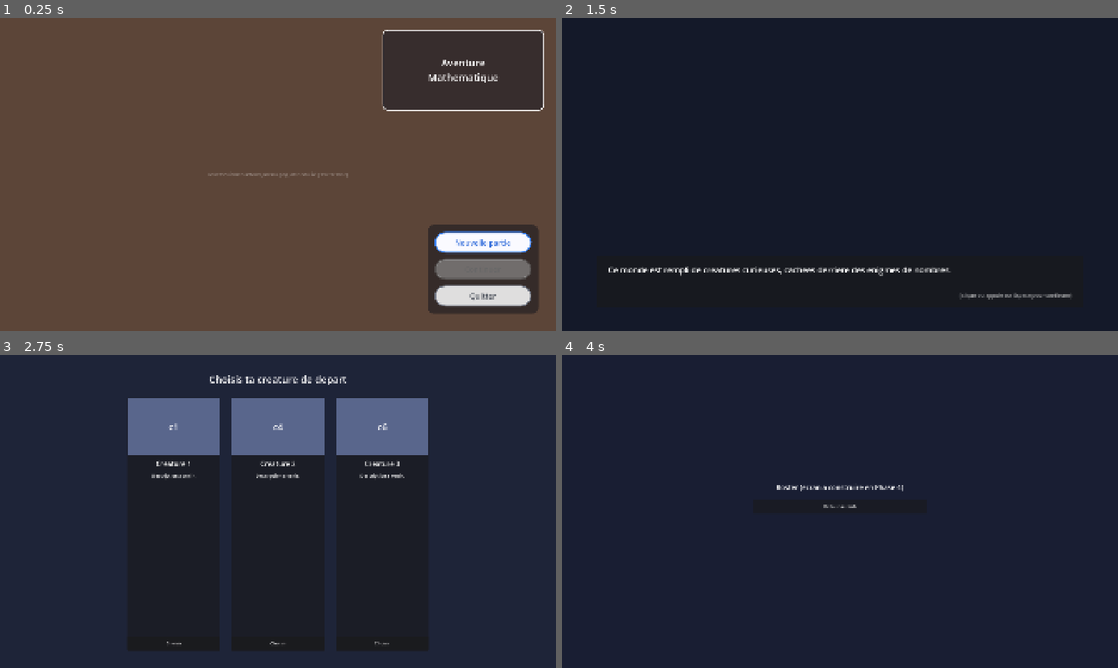
Above: before the commit, frames 1-4 (two rows, left to right).
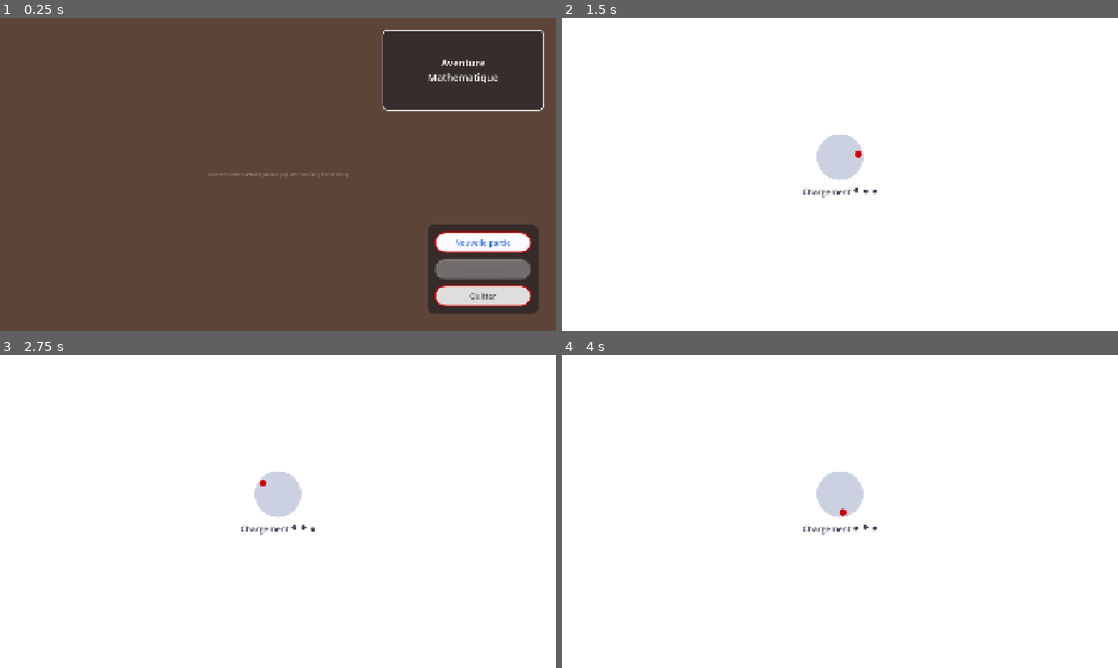
Above: after the commit, the same moments.

Repository: mikepoulin125-byte/jeu-educatif-godot
Game: Godot game, scene res://scenes/Main.tscn
Two runs of this game, one before a commit and one after it. Both use one fixed random seed, a clock stepped at 60 frames per second and the inputs below.
Inputs (mouse positions are in pixels of both pictures, inside the frame that each line leads up to):
- Up to frame 1 (0.25 s): no input
- Up to frame 2 (1.5 s): click "Nouvelle partie" at 0.5 s; tap Enter at 1.25, 1.35 s; move the mouse to (962, 158) at 1.27 s; click (962, 158) at 1.42 s
- Up to frame 3 (2.75 s): tap Space at 1.52, 2, 2.27 s; move the mouse to (166, 527) at 2.02 s; tap Enter at 2.1 s; click (166, 527) at 2.17 s
- Up to frame 4 (4 s): click (734, 642) at 2.75 s, where only the run before the commit has a clickable "Choisir"; click (1079, 367) at 3.5 s, where only the run before the commit has a clickable "Roster"

The runs differ from the first frame. In frame 1, 0.6% of the frame differs, in the area x 78-96%, y 68-93%; in frame 2, 100%; in frame 3, 100%, in the area x 0-100%, y 0-100%; in frame 4, 100%.
Error before the commit: Cannot call method 'set_input_as_handled' on a null value. (res://scripts/dialogue_intro.gd:43)

Commit message:
Raffinements de l'ecran-titre : bordure rouge, animations, son de clic, ecran de chargement
- Bordure #CC0000 exacte sur les 3 boutons du menu (tous etats).
- BoutonAnime (scripts/components/bouton_anime.gd) : agrandissement
  fluide au survol, retrecissement a l'enfoncement (tween, pas de
  changement instantane), reutilisable sur tout Button.
- AudioManager (autoload) : son de clic remplacable via
  assets/audio/ui/clic_bouton.ogg|.wav, silencieux tant qu'absent
  (pas de son placeholder genere).
- Ecran de chargement factice (EcranChargement.tscn) insere entre le
  menu et DialogueIntro/Hub : fondu au BLANC (pas noir), duree fixe de
  5s meme si le chargement reel est instantane, icone centrale
  remplacable (assets/ui/chargement/icone_chargement.png) qui tourne
  en continu (1 tour / 2s), texte "Chargement" + 3 points qui
  rebondissent en vague (decalage de 100ms entre chaque point).
  Formules d'animation extraites dans anim_math_util.gd pour etre
  testables sans scene ni rendu.

Verifie via godot --headless --import (0 erreur), boot headless reel
avec autoloads (0 erreur), un smoke test dedie pour les formules
d'animation/bordure/son/structure (SUCCES, avec sa limite documentee :
get_script() pas verifiable sous --script pour un script qui reference
un autoload), et une verification visuelle reelle complete : clic
souris simule, captures successives confirmant la rotation du
placeholder et l'arrivee sur la bonne scene apres les 5 secondes.

Co-Authored-By: Claude Sonnet 5 <noreply@anthropic.com>

Diff:
--- a/project.godot
+++ b/project.godot
@@ -16,6 +16,7 @@
 DataManager="*res://scripts/autoload/data_manager.gd"
 SaveManager="*res://scripts/autoload/save_manager.gd"
 GameState="*res://scripts/autoload/game_state.gd"
+AudioManager="*res://scripts/autoload/audio_manager.gd"
 
 [display]
 
--- /dev/null
+++ b/scenes/EcranChargement.tscn
@@ -0,0 +1,156 @@
+[gd_scene load_steps=5 format=3 uid="uid://bqf0e0000charg01"]
+
+[ext_resource type="Script" path="res://scripts/ecran_chargement.gd" id="1"]
+
+[sub_resource type="StyleBoxFlat" id="StyleBoxFlat_cercle_chargement"]
+bg_color = Color(0.8, 0.82, 0.88, 1)
+corner_radius_top_left = 80
+corner_radius_top_right = 80
+corner_radius_bottom_right = 80
+corner_radius_bottom_left = 80
+
+[sub_resource type="StyleBoxFlat" id="StyleBoxFlat_marqueur_chargement"]
+bg_color = Color(0.8, 0, 0, 1)
+corner_radius_top_left = 12
+corner_radius_top_right = 12
+corner_radius_bottom_right = 12
+corner_radius_bottom_left = 12
+
+[sub_resource type="StyleBoxFlat" id="StyleBoxFlat_point_chargement"]
+bg_color = Color(0.25, 0.27, 0.33, 1)
+corner_radius_top_left = 8
+corner_radius_top_right = 8
+corner_radius_bottom_right = 8
+corner_radius_bottom_left = 8
+
+[node name="EcranChargement" type="Control"]
+layout_mode = 3
+anchors_preset = 15
+anchor_right = 1.0
+anchor_bottom = 1.0
+grow_horizontal = 2
+grow_vertical = 2
+script = ExtResource("1")
+
+[node name="Fond" type="ColorRect" parent="."]
+layout_mode = 1
+anchors_preset = 15
+anchor_right = 1.0
+anchor_bottom = 1.0
+grow_horizontal = 2
+grow_vertical = 2
+color = Color(1, 1, 1, 1)
+
+[node name="ZoneRotation" type="Control" parent="."]
+unique_name_in_owner = true
+layout_mode = 1
+anchors_preset = 8
+anchor_left = 0.5
+anchor_top = 0.5
+anchor_right = 0.5
+anchor_bottom = 0.5
+offset_left = -80.0
+offset_top = -140.0
+offset_right = 80.0
+offset_bottom = 20.0
+grow_horizontal = 2
+grow_vertical = 2
+
+[node name="TextureIcone" type="TextureRect" parent="ZoneRotation"]
+unique_name_in_owner = true
+visible = false
+layout_mode = 1
+anchors_preset = 15
+anchor_right = 1.0
+anchor_bottom = 1.0
+grow_horizontal = 2
+grow_vertical = 2
+expand_mode = 5
+stretch_mode = 5
+
+[node name="PlaceholderIcone" type="Control" parent="ZoneRotation"]
+unique_name_in_owner = true
+layout_mode = 1
+anchors_preset = 15
+anchor_right = 1.0
+anchor_bottom = 1.0
+grow_horizontal = 2
+grow_vertical = 2
+
+[node name="CercleFond" type="Panel" parent="ZoneRotation/PlaceholderIcone"]
+layout_mode = 1
+anchors_preset = 15
+anchor_right = 1.0
+anchor_bottom = 1.0
+grow_horizontal = 2
+grow_vertical = 2
+theme_override_styles/panel = SubResource("StyleBoxFlat_cercle_chargement")
+
+[node name="Marqueur" type="Panel" parent="ZoneRotation/PlaceholderIcone"]
+layout_mode = 0
+offset_left = 68.0
+offset_top = 4.0
+offset_right = 92.0
+offset_bottom = 28.0
+theme_override_styles/panel = SubResource("StyleBoxFlat_marqueur_chargement")
+
+[node name="ZoneTexte" type="VBoxContainer" parent="."]
+layout_mode = 1
+anchors_preset = 8
+anchor_left = 0.5
+anchor_top = 0.5
+anchor_right = 0.5
+anchor_bottom = 0.5
+offset_left = -200.0
+offset_top = 40.0
+offset_right = 200.0
+offset_bottom = 100.0
+grow_horizontal = 2
+grow_vertical = 2
+
+[node name="LigneChargement" type="HBoxContainer" parent="ZoneTexte"]
+layout_mode = 2
+alignment = 1
+theme_override_constants/separation = 10
+
+[node name="LabelChargement" type="Label" parent="ZoneTexte/LigneChargement"]
+layout_mode = 2
+theme_override_colors/font_color = Color(0.25, 0.27, 0.33, 1)
+theme_override_font_sizes/font_size = 28
+text = "Chargement"
+
+[node name="ZonePoints" type="Control" parent="ZoneTexte/LigneChargement"]
+custom_minimum_size = Vector2(80, 30)
+layout_mode = 2
+size_flags_vertical = 4
+
+[node name="Point0" type="Panel" parent="ZoneTexte/LigneChargement/ZonePoints"]
+unique_name_in_owner = true
+layout_mode = 0
+offset_left = 0.0
+offset_top = 10.0
+offset_right = 16.0
+offset_bottom = 26.0
+theme_override_styles/panel = SubResource("StyleBoxFlat_point_chargement")
+
+[node name="Point1" type="Panel" parent="ZoneTexte/LigneChargement/ZonePoints"]
+unique_name_in_owner = true
+layout_mode = 0
+offset_left = 32.0
+offset_top = 10.0
+offset_right = 48.0
+offset_bottom = 26.0
+theme_override_styles/panel = SubResource("StyleBoxFlat_point_chargement")
+
+[node name="Point2" type="Panel" parent="ZoneTexte/LigneChargement/ZonePoints"]
+unique_name_in_owner = true
+layout_mode = 0
+offset_left = 64.0
+offset_top = 10.0
+offset_right = 80.0
+offset_bottom = 26.0
+theme_override_styles/panel = SubResource("StyleBoxFlat_point_chargement")
+
+[node name="Timer" type="Timer" parent="."]
+unique_name_in_owner = true
+one_shot = true
--- a/scenes/MenuPrincipal.tscn
+++ b/scenes/MenuPrincipal.tscn
@@ -1,6 +1,7 @@
-[gd_scene load_steps=11 format=3 uid="uid://bqf0e0000menu01"]
+[gd_scene load_steps=12 format=3 uid="uid://bqf0e0000menu01"]
 
 [ext_resource type="Script" path="res://scripts/menu_principal.gd" id="1"]
+[ext_resource type="Script" path="res://scripts/components/bouton_anime.gd" id="2"]
 
 [sub_resource type="StyleBoxFlat" id="StyleBoxFlat_cadre_logo"]
 bg_color = Color(0.1, 0.1, 0.14, 0.55)
@@ -27,7 +28,7 @@
 border_width_top = 5
 border_width_right = 5
 border_width_bottom = 5
-border_color = Color(0.23, 0.51, 0.96, 1)
+border_color = Color(0.8, 0, 0, 1)
 corner_radius_top_left = 37
 corner_radius_top_right = 37
 corner_radius_bottom_right = 37
@@ -39,7 +40,7 @@
 border_width_top = 5
 border_width_right = 5
 border_width_bottom = 5
-border_color = Color(0.23, 0.51, 0.96, 1)
+border_color = Color(0.8, 0, 0, 1)
 corner_radius_top_left = 37
 corner_radius_top_right = 37
 corner_radius_bottom_right = 37
@@ -51,7 +52,7 @@
 border_width_top = 5
 border_width_right = 5
 border_width_bottom = 5
-border_color = Color(0.16, 0.4, 0.85, 1)
+border_color = Color(0.8, 0, 0, 1)
 corner_radius_top_left = 37
 corner_radius_top_right = 37
 corner_radius_bottom_right = 37
@@ -63,7 +64,7 @@
 border_width_top = 5
 border_width_right = 5
 border_width_bottom = 5
-border_color = Color(0.45, 0.47, 0.52, 1)
+border_color = Color(0.8, 0, 0, 1)
 corner_radius_top_left = 37
 corner_radius_top_right = 37
 corner_radius_bottom_right = 37
@@ -75,7 +76,7 @@
 border_width_top = 5
 border_width_right = 5
 border_width_bottom = 5
-border_color = Color(0.45, 0.47, 0.52, 1)
+border_color = Color(0.8, 0, 0, 1)
 corner_radius_top_left = 37
 corner_radius_top_right = 37
 corner_radius_bottom_right = 37
@@ -87,7 +88,7 @@
 border_width_top = 5
 border_width_right = 5
 border_width_bottom = 5
-border_color = Color(0.3, 0.32, 0.36, 1)
+border_color = Color(0.8, 0, 0, 1)
 corner_radius_top_left = 37
 corner_radius_top_right = 37
 corner_radius_bottom_right = 37
@@ -234,6 +235,7 @@
 theme_override_styles/focus = SubResource("StyleBoxFlat_primaire_normal")
 theme_override_styles/disabled = SubResource("StyleBoxFlat_disabled")
 text = "Nouvelle partie"
+script = ExtResource("2")
 
 [node name="BoutonContinuer" type="Button" parent="ZoneBoutons/MargeBoutons/VBoxBoutons"]
 unique_name_in_owner = true
@@ -249,6 +251,7 @@
 theme_override_styles/focus = SubResource("StyleBoxFlat_primaire_normal")
 theme_override_styles/disabled = SubResource("StyleBoxFlat_disabled")
 text = "Continuer"
+script = ExtResource("2")
 
 [node name="BoutonQuitter" type="Button" parent="ZoneBoutons/MargeBoutons/VBoxBoutons"]
 unique_name_in_owner = true
@@ -262,3 +265,15 @@
 theme_override_styles/pressed = SubResource("StyleBoxFlat_secondaire_pressed")
 theme_override_styles/focus = SubResource("StyleBoxFlat_secondaire_normal")
 text = "Quitter"
+script = ExtResource("2")
+
+[node name="FadeBlanc" type="ColorRect" parent="."]
+unique_name_in_owner = true
+layout_mode = 1
+anchors_preset = 15
+anchor_right = 1.0
+anchor_bottom = 1.0
+grow_horizontal = 2
+grow_vertical = 2
+mouse_filter = 2
+color = Color(1, 1, 1, 0)
--- /dev/null
+++ b/scripts/autoload/audio_manager.gd
@@ -0,0 +1,30 @@
+extends Node
+## Gere les sons d'interface (clic de bouton, etc.). Silencieux tant
+## qu'aucun fichier n'est depose (voir assets/audio/ui/LISEZ-MOI.txt) —
+## pas de son placeholder genere, pour eviter un bruit agacant en
+## attendant le vrai son.
+
+const CHEMINS_CLIC := [
+	"res://assets/audio/ui/clic_bouton.ogg",
+	"res://assets/audio/ui/clic_bouton.wav",
+]
+
+var _lecteur: AudioStreamPlayer
+var _son_clic: AudioStream
+
+func _ready() -> void:
+	_lecteur = AudioStreamPlayer.new()
+	add_child(_lecteur)
+	_son_clic = _charger_premier_existant(CHEMINS_CLIC)
+
+func jouer_clic() -> void:
+	if _son_clic == null:
+		return
+	_lecteur.stream = _son_clic
+	_lecteur.play()
+
+func _charger_premier_existant(chemins: Array) -> AudioStream:
+	for chemin in chemins:
+		if FileAccess.file_exists(chemin):
+			return load(chemin) as AudioStream
+	return null
--- a/scripts/autoload/game_state.gd
+++ b/scripts/autoload/game_state.gd
@@ -4,3 +4,7 @@
 
 var matiere_courante_id: String = ""
 var niveau_courant_id: String = ""
+
+## Scene a charger apres l'ecran de chargement (EcranChargement.tscn),
+## fixee juste avant d'y entrer (voir menu_principal.gd).
+var scene_suivante: String = ""
--- /dev/null
+++ b/scripts/components/bouton_anime.gd
@@ -0,0 +1,48 @@
+class_name BoutonAnime
+extends Button
+## Bouton avec transition fluide au survol (leger agrandissement) et a
+## l'enfoncement (retrecissement), plus un son de clic (AudioManager,
+## silencieux tant qu'aucun son n'est depose). Reutilisable sur n'importe
+## quel Button en lui assignant simplement ce script.
+
+const ECHELLE_SURVOL := Vector2(1.05, 1.05)
+const ECHELLE_ENFONCE := Vector2(0.94, 0.94)
+const ECHELLE_NORMALE := Vector2(1.0, 1.0)
+const DUREE_SURVOL := 0.12
+const DUREE_ENFONCE := 0.08
+
+var _survole: bool = false
+var _tween: Tween
+
+func _ready() -> void:
+	pivot_offset = size / 2.0
+	resized.connect(func(): pivot_offset = size / 2.0)
+	mouse_entered.connect(_on_survol_entre)
+	mouse_exited.connect(_on_survol_sort)
+	button_down.connect(_on_enfonce)
+	button_up.connect(_on_relache)
+	pressed.connect(_on_presse)
+
+func _on_survol_entre() -> void:
+	_survole = true
+	_animer_vers(ECHELLE_SURVOL, DUREE_SURVOL)
+
+func _on_survol_sort() -> void:
+	_survole = false
+	_animer_vers(ECHELLE_NORMALE, DUREE_SURVOL)
+
+func _on_enfonce() -> void:
+	_animer_vers(ECHELLE_ENFONCE, DUREE_ENFONCE)
+
+func _on_relache() -> void:
+	_animer_vers(ECHELLE_SURVOL if _survole else ECHELLE_NORMALE, DUREE_ENFONCE)
+
+func _on_presse() -> void:
+	AudioManager.jouer_clic()
+
+func _animer_vers(echelle_cible: Vector2, duree: float) -> void:
+	if _tween != null and _tween.is_valid():
+		_tween.kill()
+	_tween = create_tween()
+	_tween.set_trans(Tween.TRANS_SINE).set_ease(Tween.EASE_OUT)
+	_tween.tween_property(self, "scale", echelle_cible, duree)
--- /dev/null
+++ b/scripts/ecran_chargement.gd
@@ -0,0 +1,56 @@
+extends Control
+## Ecran de chargement factice (5 secondes fixes, meme si le vrai
+## chargement est instantane) entre le menu et l'arrivee dans le jeu.
+## Icone remplacable par Mike (assets/ui/chargement/, voir
+## ChargementAssetUtil) tournant en continu (1 tour / 2s), et 3 points
+## qui rebondissent en vague (voir AnimMathUtil pour le detail des
+## formules, testees separement sans avoir besoin de faire tourner cette
+## scene).
+
+const DUREE_CHARGEMENT := 5.0
+const SCENE_PAR_DEFAUT := "res://scenes/Hub.tscn"
+
+@onready var zone_rotation: Control = %ZoneRotation
+@onready var texture_icone: TextureRect = %TextureIcone
+@onready var placeholder_icone: Control = %PlaceholderIcone
+@onready var point0: Control = %Point0
+@onready var point1: Control = %Point1
+@onready var point2: Control = %Point2
+@onready var timer: Timer = %Timer
+
+var _temps: float = 0.0
+var _y_base_points: float = 0.0
+
+func _ready() -> void:
+	_charger_icone()
+
+	zone_rotation.pivot_offset = zone_rotation.size / 2.0
+	_y_base_points = point0.position.y
+
+	timer.wait_time = DUREE_CHARGEMENT
+	timer.one_shot = true
+	timer.timeout.connect(_terminer)
+	timer.start()
+
+func _process(delta: float) -> void:
+	_temps += delta
+	zone_rotation.rotation = AnimMathUtil.rotation_apres(_temps)
+	point0.position.y = _y_base_points + AnimMathUtil.decalage_point_chargement(_temps, 0)
+	point1.position.y = _y_base_points + AnimMathUtil.decalage_point_chargement(_temps, 1)
+	point2.position.y = _y_base_points + AnimMathUtil.decalage_point_chargement(_temps, 2)
+
+func _charger_icone() -> void:
+	var texture := ChargementAssetUtil.charger_icone()
+	if texture != null:
+		texture_icone.texture = texture
+		texture_icone.visible = true
+		placeholder_icone.visible = false
+	else:
+		texture_icone.visible = false
+		placeholder_icone.visible = true
+
+func _terminer() -> void:
+	var cible := GameState.scene_suivante
+	if cible.is_empty():
+		cible = SCENE_PAR_DEFAUT
+	get_tree().change_scene_to_file(cible)
--- a/scripts/menu_principal.gd
+++ b/scripts/menu_principal.gd
@@ -12,6 +12,9 @@
 @onready var bouton_nouvelle_partie: Button = %BoutonNouvellePartie
 @onready var bouton_continuer: Button = %BoutonContinuer
 @onready var bouton_quitter: Button = %BoutonQuitter
+@onready var fade_blanc: ColorRect = %FadeBlanc
+
+const DUREE_FADE_BLANC := 0.45
 
 func _ready() -> void:
 	_charger_fond()
@@ -43,11 +46,27 @@
 		placeholder_logo.visible = true
 
 func _on_nouvelle_partie() -> void:
-	get_tree().change_scene_to_file("res://scenes/DialogueIntro.tscn")
+	_lancer_avec_ecran_de_chargement("res://scenes/DialogueIntro.tscn")
 
 func _on_continuer() -> void:
 	SaveManager.load_game()
-	get_tree().change_scene_to_file("res://scenes/Hub.tscn")
+	_lancer_avec_ecran_de_chargement("res://scenes/Hub.tscn")
 
 func _on_quitter() -> void:
 	get_tree().quit()
+
+## Fondu au blanc puis passage par EcranChargement.tscn (faux temps de
+## chargement de 5s, voir section 4 de la demande de Mike) avant
+## d'arriver sur scene_cible.
+func _lancer_avec_ecran_de_chargement(scene_cible: String) -> void:
+	bouton_nouvelle_partie.disabled = true
+	bouton_continuer.disabled = true
+	bouton_quitter.disabled = true
+
+	GameState.scene_suivante = scene_cible
+
+	var tween := create_tween()
+	tween.tween_property(fade_blanc, "color:a", 1.0, DUREE_FADE_BLANC)
+	tween.finished.connect(func():
+		get_tree().change_scene_to_file("res://scenes/EcranChargement.tscn")
+	)
--- /dev/null
+++ b/scripts/tests/smoke_test_raffinements_menu.gd
@@ -0,0 +1,106 @@
+extends SceneTree
+## Test de fumee headless pour les raffinements du menu principal :
+## bordure rouge des boutons, script d'animation, son de clic silencieux
+## par defaut, et les formules pures de l'ecran de chargement (rotation
+## + rebond des points). Pas execute en jeu normal.
+## Lance avec : godot --headless --script res://scripts/tests/smoke_test_raffinements_menu.gd
+##
+## N'utilise jamais assert() (bloque indefiniment sans debugger attache).
+
+const TOLERANCE := 0.0001
+
+func _verifier(condition: bool, message: String) -> bool:
+	if not condition:
+		print("ECHEC: " + message)
+		quit(1)
+	return condition
+
+func _proche(a: float, b: float, tolerance: float = TOLERANCE) -> bool:
+	return abs(a - b) < tolerance
+
+## Distance angulaire la plus courte entre deux angles (gere le
+## rebouclage a TAU), pour comparer des rotations sans faux echec du a
+## l'imprecision flottante pile a la frontiere 0/TAU.
+func _distance_angulaire(a: float, b: float) -> float:
+	var diff := fmod(abs(a - b), TAU)
+	return min(diff, TAU - diff)
+
+func _initialize() -> void:
+	print("=== Smoke test raffinements menu (bordure/anim/son/chargement) ===")
+
+	# 1. AnimMathUtil : rotation (2s = 1 tour complet).
+	if not _verifier(_distance_angulaire(AnimMathUtil.rotation_apres(0.0), 0.0) < TOLERANCE, "rotation_apres(0.0) devrait etre 0"):
+		return
+	if not _verifier(_distance_angulaire(AnimMathUtil.rotation_apres(1.0), PI) < TOLERANCE, "rotation_apres(1.0) devrait etre PI (demi-tour)"):
+		return
+	if not _verifier(_distance_angulaire(AnimMathUtil.rotation_apres(2.0), 0.0) < TOLERANCE, "rotation_apres(2.0) devrait boucler a 0 (1 tour complet en 2s)"):
+		return
+	print("OK: AnimMathUtil.rotation_apres() - 1 tour toutes les 2s")
+
+	# 2. AnimMathUtil : rebond des points, avec decalage de phase de 100ms.
+	if not _verifier(_proche(AnimMathUtil.decalage_point_chargement(0.0, 0), 0.0), "decalage_point_chargement(0.0, 0) devrait etre 0"):
+		return
+	if not _verifier(_proche(AnimMathUtil.decalage_point_chargement(0.15, 0), -8.0), "point 0 devrait etre au sommet du rebond a t=0.15s"):
+		return
+	if not _verifier(_proche(AnimMathUtil.decalage_point_chargement(0.1, 1), 0.0), "point 1 (decale de 100ms) devrait etre a son point de depart a t=0.1s (phase=0 pour lui, comme le point 0 a t=0.0s)"):
+		return
+	if not _verifier(_proche(AnimMathUtil.decalage_point_chargement(0.25, 1), -8.0), "point 1 devrait etre au sommet du rebond a t=0.25s (0.15s apres son decalage de 100ms)"):
+		return
+	print("OK: AnimMathUtil.decalage_point_chargement() - effet de vague entre les 3 points")
+
+	# 3. AudioManager : silencieux tant qu'aucun son n'est depose (pas de crash).
+	var AudioManagerScript := preload("res://scripts/autoload/audio_manager.gd")
+	var audio_manager = AudioManagerScript.new()
+	audio_manager._ready()
+	if not _verifier(audio_manager._son_clic == null, "aucun son de clic ne devrait etre charge (assets/audio/ui/clic_bouton.* absent)"):
+		return
+	audio_manager.jouer_clic()  # ne doit pas planter
+	audio_manager.free()
+	print("OK: AudioManager silencieux et sans erreur en l'absence de clic_bouton.*")
+
+	# 4. MenuPrincipal.tscn : bordure rouge #CC0000 sur les 3 boutons.
+	# Note : on ne peut PAS verifier ici que le script BoutonAnime est
+	# attache (bouton.get_script()) : ce script reference l'autoload
+	# AudioManager, qui ne compile pas sous --script (meme piege que
+	# SaveManager/DataManager/GameState documente en Phase 2/3 et pour
+	# menu_principal.gd/ecran_chargement.gd ci-dessus) — quand un script
+	# ne compile pas, Godot n'attache tout simplement pas de script au
+	# noeud instancie (get_script() renvoie null), donc l'egalite de
+	# resource echouerait ici alors que tout fonctionne correctement en
+	# jeu reel (confirme par le boot headless reel, autoloads charges).
+	var MenuScene := preload("res://scenes/MenuPrincipal.tscn")
+	var menu = MenuScene.instantiate()
+	root.add_child(menu)
+
+	var couleur_attendue := Color(0.8, 0, 0, 1)  # #CC0000
+	for nom_bouton in ["%BoutonNouvellePartie", "%BoutonContinuer", "%BoutonQuitter"]:
+		var bouton: Button = menu.get_node(nom_bouton)
+		var style: StyleBoxFlat = bouton.get_theme_stylebox("normal")
+		if not _verifier(style.border_color.is_equal_approx(couleur_attendue), "%s : bordure attendue #CC0000, obtenu %s" % [nom_bouton, style.border_color]):
+			return
+	print("OK: les 3 boutons ont la bordure #CC0000")
+
+	var fade_blanc: ColorRect = menu.get_node("%FadeBlanc")
+	if not _verifier(fade_blanc.color.a < TOLERANCE, "FadeBlanc devrait demarrer invisible (alpha 0)"):
+		return
+	print("OK: FadeBlanc demarre invisible")
+
+	root.remove_child(menu)
+	menu.free()
+
+	# 5. EcranChargement.tscn : structure attendue presente.
+	var ChargementScene := preload("res://scenes/EcranChargement.tscn")
+	var chargement = ChargementScene.instantiate()
+	root.add_child(chargement)
+
+	var noeuds_attendus := ["%ZoneRotation", "%TextureIcone", "%PlaceholderIcone", "%Point0", "%Point1", "%Point2", "%Timer"]
+	for chemin in noeuds_attendus:
+		if not _verifier(chargement.get_node_or_null(chemin) != null, "noeud manquant dans EcranChargement.tscn: " + chemin):
+			return
+	print("OK: structure de EcranChargement.tscn complete (rotation, placeholders, 3 points, timer)")
+
+	root.remove_child(chargement)
+	chargement.free()
+
+	print("=== Smoke test raffinements menu : SUCCES ===")
+	quit(0)
--- /dev/null
+++ b/scripts/util/anim_math_util.gd
@@ -0,0 +1,25 @@
+class_name AnimMathUtil
+extends RefCounted
+## Fonctions pures (sans dependance a l'arbre de scene) pour les
+## animations de l'ecran de chargement, extraites ici pour etre testables
+## sans instancier de scene ni faire tourner de moteur de rendu.
+
+const SECONDES_PAR_TOUR := 2.0
+const VITESSE_ANGULAIRE := TAU / SECONDES_PAR_TOUR  # rad/s
+
+const AMPLITUDE_POINT := 8.0
+const PERIODE_POINT := 0.6
+const DECALAGE_ENTRE_POINTS := 0.1
+
+## Angle de rotation (radians, normalise dans [0, TAU)) apres "temps" secondes
+## de rotation continue a raison d'un tour complet toutes les 2 secondes.
+static func rotation_apres(temps: float) -> float:
+	return fmod(temps * VITESSE_ANGULAIRE, TAU)
+
+## Decalage vertical (en pixels, toujours <= 0, donc vers le haut) du
+## point d'indice "index" (0, 1 ou 2) au temps "temps" : un rebond
+## periodique, avec un decalage de phase de 100ms entre chaque point
+## pour creer un effet de vague.
+static func decalage_point_chargement(temps: float, index: int) -> float:
+	var phase: float = temps - index * DECALAGE_ENTRE_POINTS
+	return -abs(sin(phase * TAU / PERIODE_POINT)) * AMPLITUDE_POINT
--- /dev/null
+++ b/scripts/util/chargement_asset_util.gd
@@ -0,0 +1,12 @@
+class_name ChargementAssetUtil
+extends RefCounted
+## Meme principe que MenuAssetUtil : resout l'icone remplacable de l'ecran
+## de chargement (assets/ui/chargement/icone_chargement.png).
+## Voir assets/ui/chargement/LISEZ-MOI.txt.
+
+const CHEMIN_ICONE := "res://assets/ui/chargement/icone_chargement.png"
+
+static func charger_icone() -> Texture2D:
+	if not FileAccess.file_exists(CHEMIN_ICONE):
+		return null
+	return load(CHEMIN_ICONE) as Texture2D
Not shown, added: assets/audio/ui/LISEZ-MOI.txt
Not shown, added: assets/ui/chargement/LISEZ-MOI.txt
Not shown, added: scripts/autoload/audio_manager.gd.uid
Not shown, added: scripts/components/bouton_anime.gd.uid
Not shown, added: scripts/ecran_chargement.gd.uid
Not shown, added: scripts/tests/smoke_test_raffinements_menu.gd.uid
Not shown, added: scripts/util/anim_math_util.gd.uid
Not shown, added: scripts/util/chargement_asset_util.gd.uid
Not shown, changed: docs/phases/phase_03_hub_principal.md
